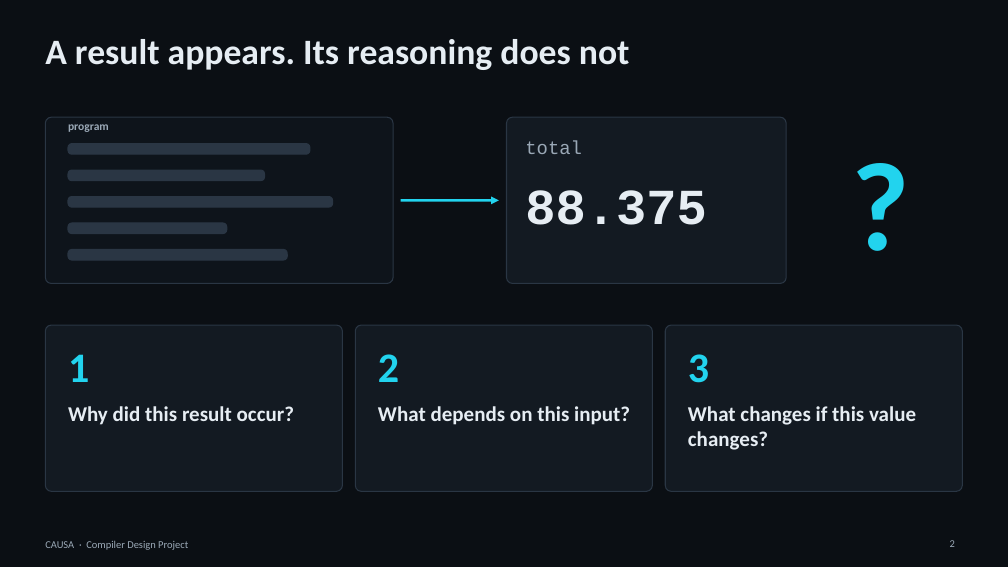
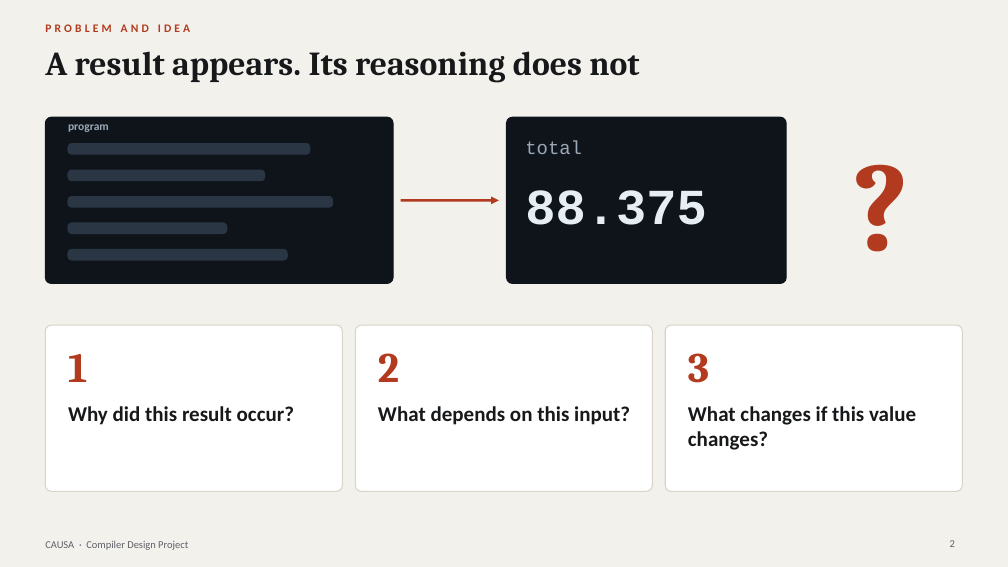
Before and after one commit to ujvall/Causa, a slide deck: slide 2 of presentation/CAUSA_Final_Presentation.pptx. Drawn at 1008x567 pixels with LibreOffice and Linux fonts; fonts in the diff are those of the drawing. Boxes give left, top, right and bottom in pixels: in the first picture for what was removed or moved away, otherwise in the second. Text is boxed around its words. In the diff, an @@ line names an element or a change of style, - is before the commit and + after.

Commit message:
Restyle presentation: light paper canvas, serif headings, consistent theme

```diff
--- a/presentation/CAUSA_Final_Presentation.pptx
+++ b/presentation/CAUSA_Final_Presentation.pptx
@@ background #0B0F14 to #F3F1EC @@
@@ text added at box(45, 24, 190, 32), 11 pt, text #B23A1E, bold @@
+PROBLEM AND IDEA
@@ title "A result appears. Its reasoning ...": place and size @@
-title "A result appears. Its reasoning ..." at box(45, 39, 630, 70)
+title "A result appears. Its reasoning ..." at box(45, 51, 639, 83)
@@ title "A result appears. Its reasoning ..." at box(45, 51, 639, 83): size 34 to 32 pt, font Calibri to Cambria, text colour #E6EDF3 to #17181A @@
@@ rounded rectangle at box(45, 117, 393, 284): fill #0E141B to #0F141B; outline #2A3644 1 pt to #0F141B 1 pt @@
@@ rounded rectangle at box(507, 117, 786, 284): fill #131A22 to #0F141B; outline #2A3644 1 pt to #0F141B 1 pt @@
@@ font Calibri to Cambria, text colour #22D3EE to #B23A1E in 4 elements at box(68, 354, 87, 382), box(378, 353, 399, 382), box(688, 353, 709, 383), box(813, 110, 949, 291) @@
@@ arrow (401, 200) - (499, 200): stroke #22D3EE 2.5 pt to #B23A1E 2.5 pt @@
@@ fill #131A22 to #FFFFFF; outline #2A3644 1 pt to #D8D4CA 1 pt in 3 elements at box(45, 325, 343, 492), box(355, 325, 653, 492), box(665, 325, 963, 492) @@
@@ text colour #E6EDF3 to #17181A in 3 elements at box(68, 406, 294, 425), box(378, 406, 630, 425), box(688, 406, 916, 450) @@
@@ text "CAUSA · Compiler Design Project" at box(45, 541, 188, 550): text colour #9AA8B6 to #5F6168 @@
@@ page number at box(950, 540, 955, 547): text colour #9AA8B6 to #5F6168 @@
```
Also in this commit, not shown: 19 other slides changed, 2 other files.
